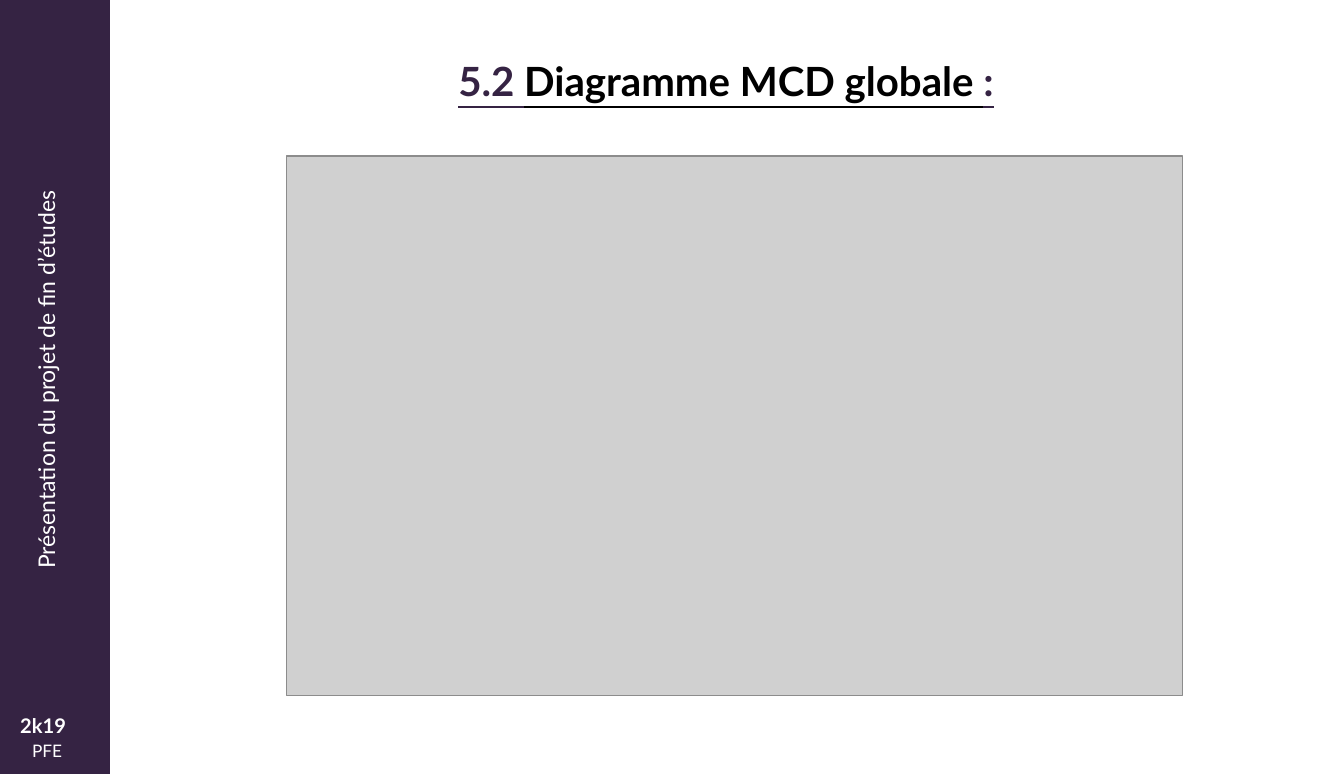
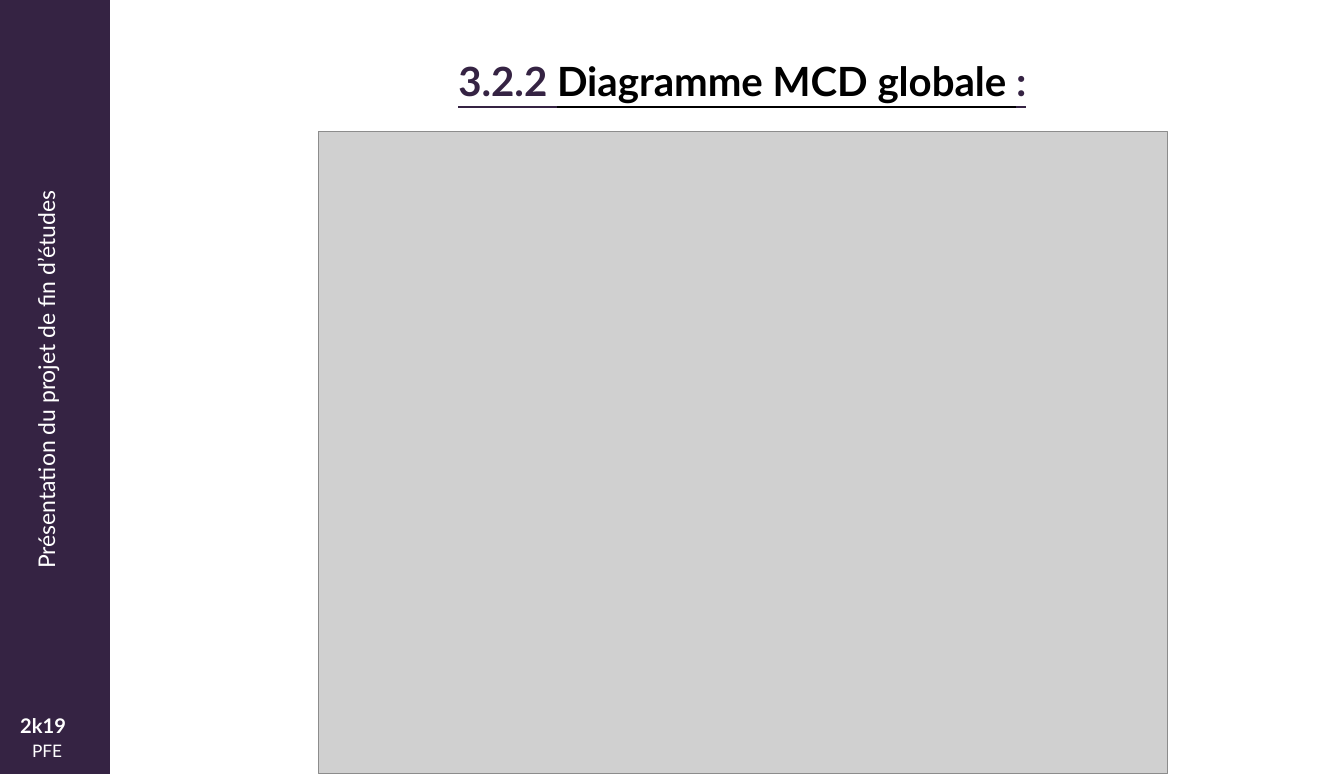
Before and after one commit to mjayari/PFE_Project, a slide deck: slide 19 of Présentation-PFE.pptx. Drawn at 1344x774 pixels with LibreOffice and Linux fonts; fonts in the diff are those of the drawing; grey boxes stand for pictures; background and template pictures are left out. Boxes give left, top, right and bottom in pixels: in the first picture for what was removed or moved away, otherwise in the second. Text is boxed around its words. In the diff, an @@ line names an element or a change of style, - is before the commit and + after.

Commit message:
- Updating PowerPoint Presentation - Updating MCD Diagram

```diff
--- a/Présentation-PFE.pptx
+++ b/Présentation-PFE.pptx
@@ text at (458, 66, 1007, 104): text changed @@
-5.2 Diagramme MCD globale :
+3.2.2 Diagramme MCD globale :
@@ picture: place and size @@
-picture at (287, 156, 1183, 695)
+picture at (319, 131, 1168, 774)
```
Also in this commit, not shown: 22 other slides changed, 14 slides added, 2 slides removed, 3 other files.
